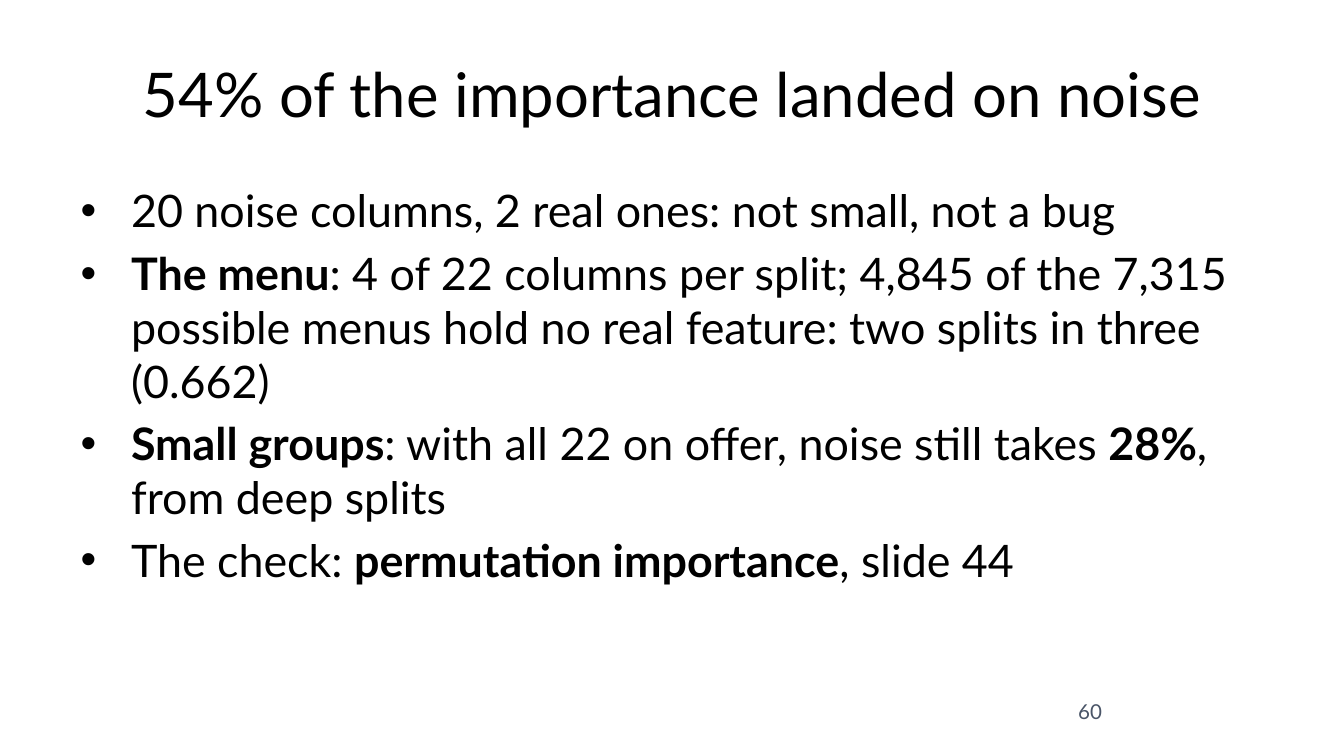
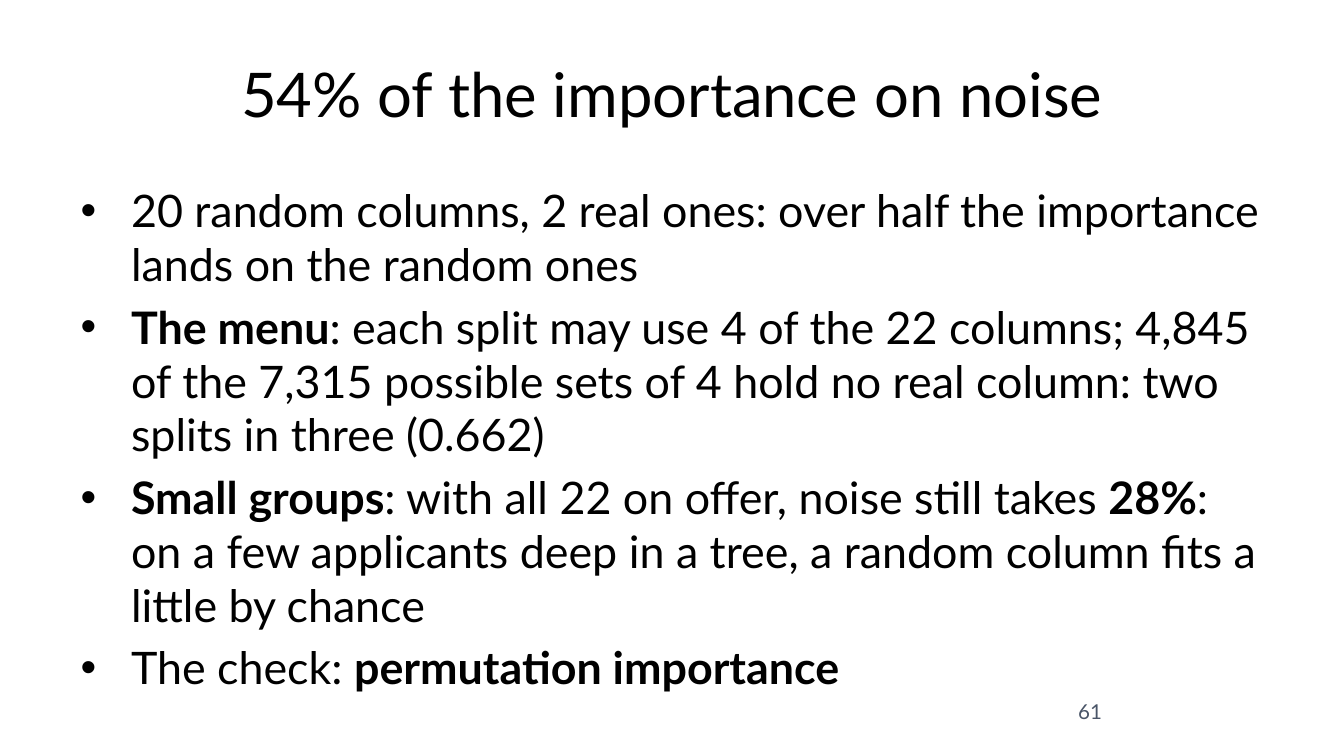
Before and after one commit to fabioantonini/technologies-for-artificial-intelligence, a slide deck: slide 61 of Lessons/07_trees_and_ensembles/Slides/trees_and_ensembles_slides.pptx (slide 60 before the commit). Drawn at 1344x756 pixels with LibreOffice and Linux fonts; fonts in the diff are those of the drawing; background and template pictures are left out. Boxes give left, top, right and bottom in pixels: in the first picture for what was removed or moved away, otherwise in the second. Text is boxed around its words. In the diff, an @@ line names an element or a change of style, - is before the commit and + after.

```diff
--- a/Lessons/07_trees_and_ensembles/Slides/trees_and_ensembles_slides.pptx
+++ b/Lessons/07_trees_and_ensembles/Slides/trees_and_ensembles_slides.pptx
@@ title at box(241, 71, 1102, 128): text changed @@
-54% of the importance landed on noise
+54% of the importance on noise
@@ text at box(131, 194, 1258, 692): text changed @@
-• 20 noise columns, 2 real ones: not small, not a bug
-• The menu: 4 of 22 columns per split; 4,845 of the 7,315 possible menus hold no real feature: two splits in three (0.662)
-• Small groups: with all 22 on offer, noise still takes 28%, from deep splits
-• The check: permutation importance, slide 44
+• 20 random columns, 2 real ones: over half the importance lands on the random ones
+• The menu: each split may use 4 of the 22 columns; 4,845 of the 7,315 possible sets of 4 hold no real column: two splits in three (0.662)
+• Small groups: with all 22 on offer, noise still takes 28%: on a few applicants deep in a tree, a random column fits a little by chance
+• The check: permutation importance
@@ page number at box(1078, 704, 1102, 719): text changed @@
-60
+61
```
Also in this commit, not shown: 12 other slides changed, 2 slides added, 1 slide removed, 12 other files.
